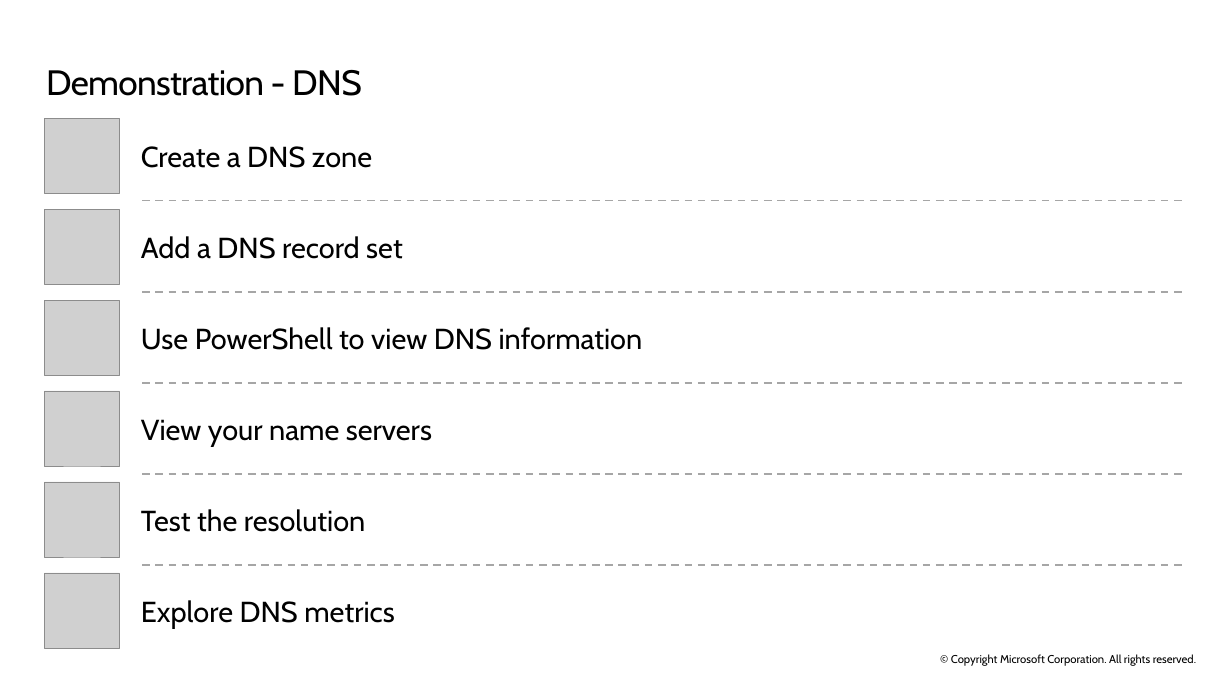
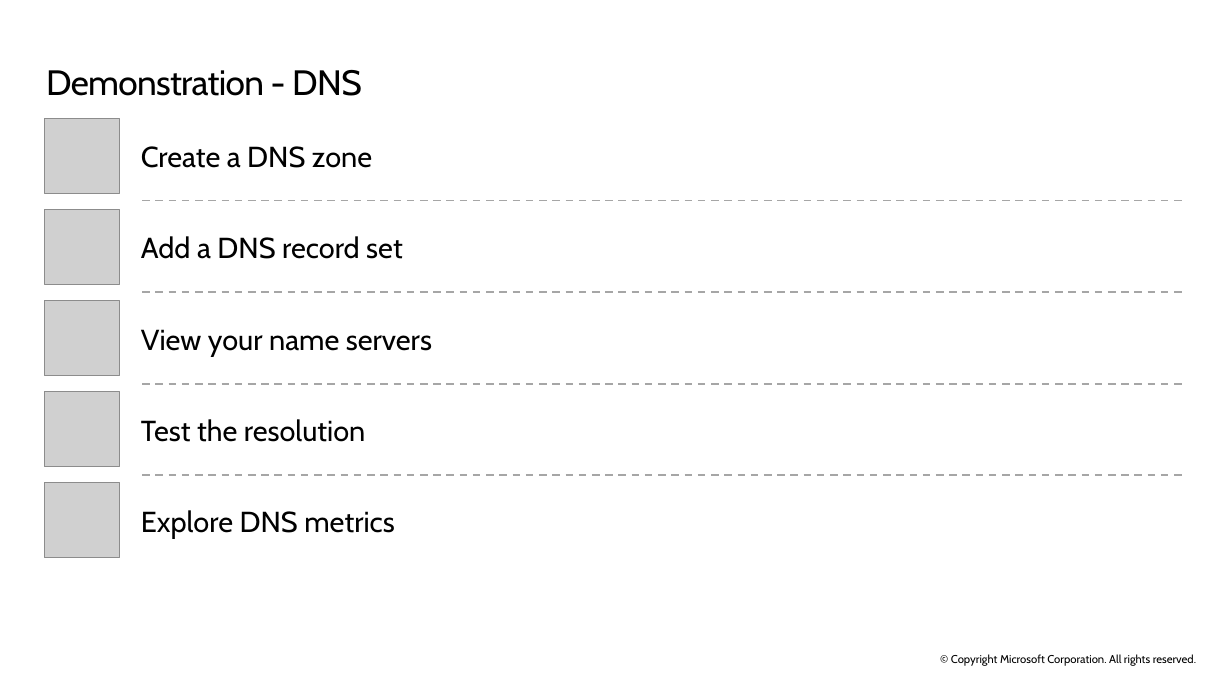
Before and after one commit to ryanpbetts/az-104-material, a slide deck: slide 53 of Slides/AZ-104T00A-ENU-PowerPoint_04 - done.pptx (slide 54 before the commit). Drawn at 1232x693 pixels with LibreOffice and Linux fonts; fonts in the diff are those of the drawing; grey boxes stand for pictures. Boxes give left, top, right and bottom in pixels: in the first picture for what was removed or moved away, otherwise in the second. Text is boxed around its words. In the diff, an @@ line names an element or a change of style, - is before the commit and + after.

```diff
--- a/Slides/AZ-104T00A-ENU-PowerPoint_04 - done.pptx
+++ b/Slides/AZ-104T00A-ENU-PowerPoint_04 - done.pptx
@@ text removed at (141, 327, 643, 350) @@
-Use PowerShell to view DNS information
@@ 3 pictures, 3 texts, 1 line: place and size @@
-3 pictures, 3 texts, 1 line at (44, 391, 1184, 648)
+3 pictures, 3 texts, 1 line at (44, 301, 1184, 558)
```
Also in this commit, not shown: 1 slide removed, 13 other files.
